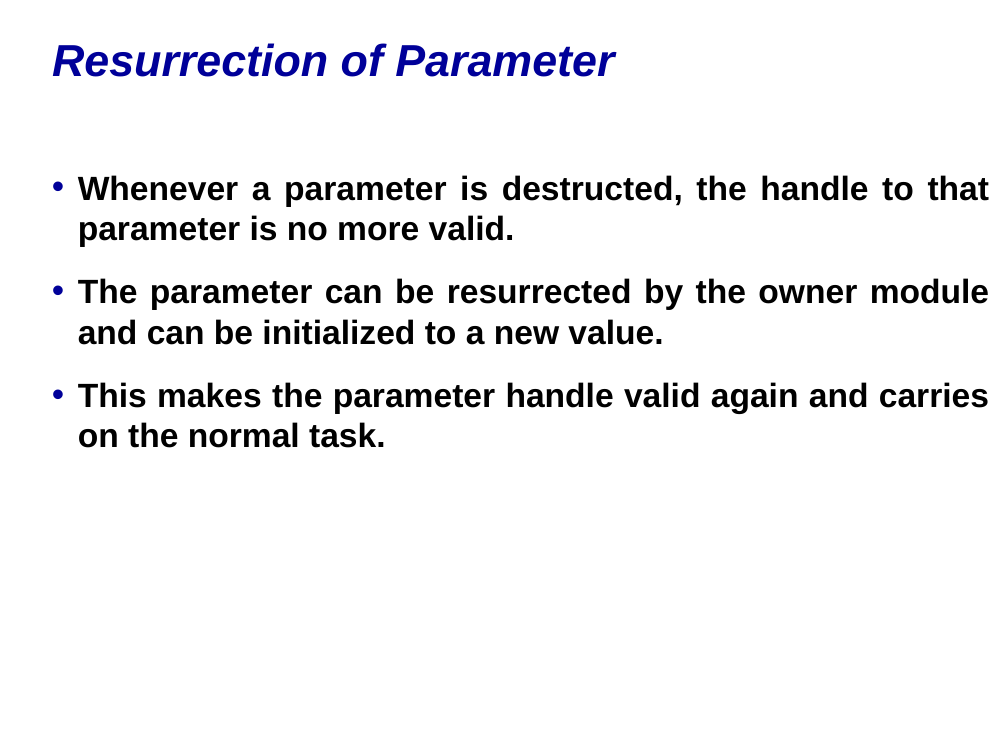
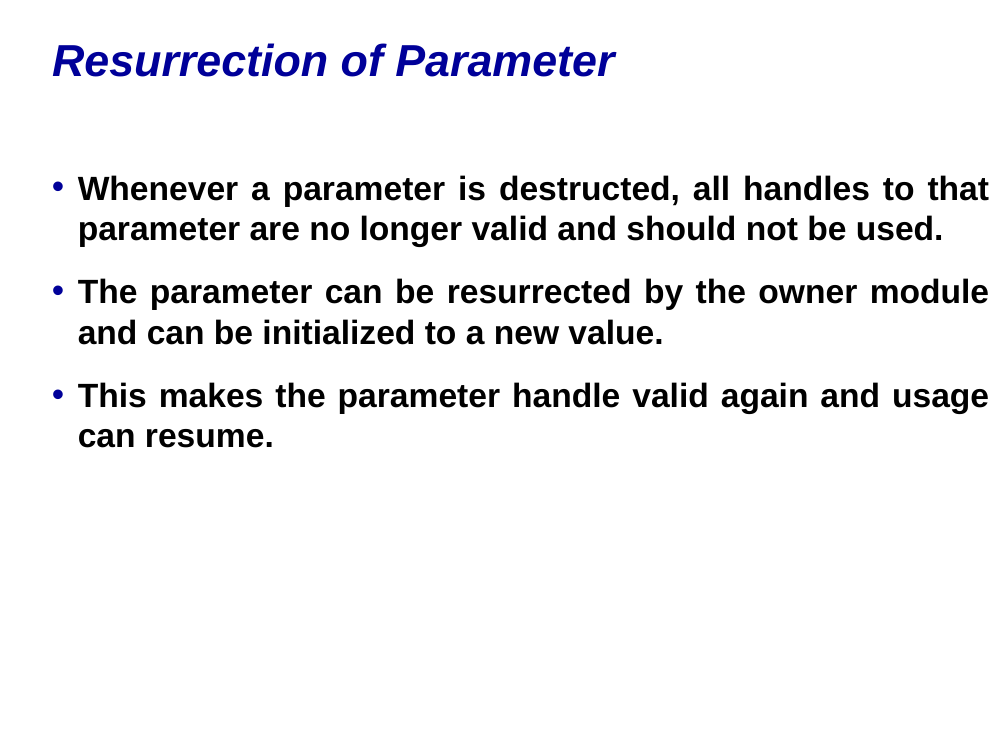
Before and after one commit to accellera-official/cci, a slide deck: slide 2 of examples/ex21_Param_Destruction_Resurrection/docs/ex21_Param_Destruction_Resurrection.ppt. Drawn at 1008x756 pixels with LibreOffice and Linux fonts; fonts in the diff are those of the drawing; background and template pictures are left out. Boxes give left, top, right and bottom in pixels: in the first picture for what was removed or moved away, otherwise in the second. Text is boxed around its words. In the diff, an @@ line names an element or a change of style, - is before the commit and + after.

```diff
--- a/examples/ex21_Param_Destruction_Resurrection/docs/ex21_Param_Destruction_Resurrection.ppt
+++ b/examples/ex21_Param_Destruction_Resurrection/docs/ex21_Param_Destruction_Resurrection.ppt
@@ text at (78,175,990,247): text changed @@
-• Whenever a parameter is destructed, the handle to that parameter is no more valid.
+• Whenever a parameter is destructed, all handles to that parameter are no longer valid and should not be used.
@@ text at (78,382,989,448): text changed @@
-• This makes the parameter handle valid again and carries on the normal task.
+• This makes the parameter handle valid again and usage can resume.
```
Also in this commit, not shown: 3 other slides changed, 1 other file.
